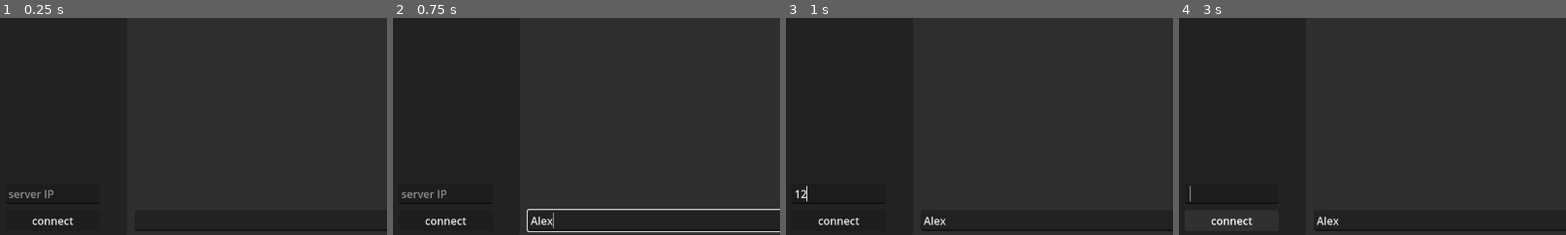
Above: before the commit, frames 1-4 (left to right).
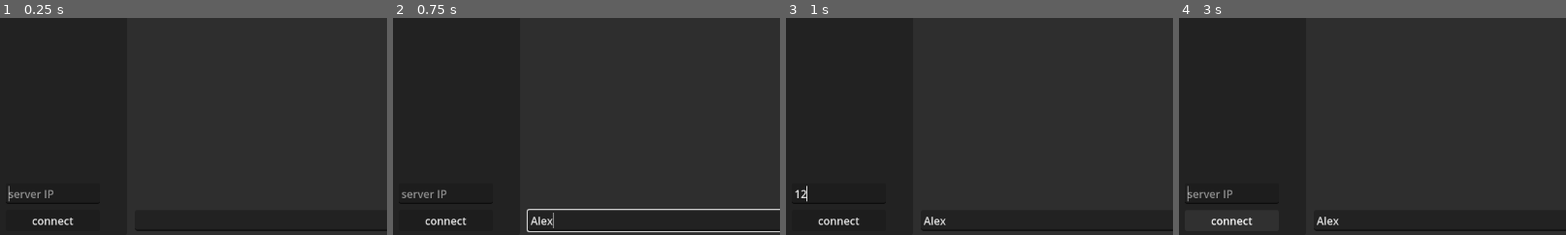
Above: after the commit, the same moments.

Repository: PiotrW01/ChatApp
Game: Godot game, scene res://main.tscn
Two runs of this game, one before a commit and one after it. Both use one fixed random seed, a clock stepped at 60 frames per second and the inputs below.
Inputs (mouse positions are % of the whole screen's width and height, from its top left):
- Up to frame 1 (0.25 s): no input
- Up to frame 2 (0.75 s): click (60, 97) at 0.52 s; type "Alex" at 0.6 s
- Up to frame 3 (1 s): click (9, 91) at 0.75 s; type "12" at 0.83 s
- Up to frame 4 (3 s): click "connect" at 1.25 s; tap Enter (ui_text_submit) at 2, 2.1, 2.85 s; tap Space at 2.75 s
The pictures show only the part of the screen within x 2-52%, y 50-100%; the shares and areas given below are measured in that part.

The runs differ from the first frame. In frame 1, less than 0.1% of the frame differs, in the area x 2-3%, y 77-85%; in frame 2, nothing differs; in frame 3, nothing differs; in frame 4, 0.2%, in the area x 2-14%, y 77-85%.

Commit message:
Add username validation

Diff:
--- a/GodotClient/buttons_connection.gd
+++ b/GodotClient/buttons_connection.gd
@@ -11,6 +11,16 @@
 	_reset_buttons()
 	Client.INSTANCE.disconnected.connect(_on_disconnect_button_down)
 	Client.INSTANCE.logged_in.connect(_on_logged_in)
+	ip_input.call_deferred("grab_focus")
+
+func _input(event):
+	if Input.is_action_just_pressed("ui_text_submit"):
+		if $ConnectionInput.visible:
+			_on_connect_button_down()
+		elif $LoginInput.visible:
+			_on_login_button_down()
+
+
 
 func _on_disconnect_button_down():
 	Client.INSTANCE.socket.close()
@@ -20,10 +30,11 @@
 
 
 func _on_login_button_down():
-	Client.INSTANCE.username = username_input.text
+	var username = username_input.text.strip_edges()
+	if not _is_username_valid(username):
+		return
+	Client.INSTANCE.username = username
 	username_input.text = ""
-	if Client.INSTANCE.username == "":
-		return
 	var packet = {
 		"type": Client.INSTANCE.DataType.LOGIN,
 		"username": Client.INSTANCE.username,
@@ -56,6 +67,7 @@
 			$LoginInput.visible = true
 			login.disabled = false
 			username_input.editable = true
+			username_input.call_deferred("grab_focus")
 			return
 		if Time.get_ticks_msec() - start_time > 5000:
 			_reset_buttons()
@@ -85,3 +97,18 @@
 func _clear_users():
 	for child in Client.INSTANCE.user_container.get_children():
 		child.queue_free()
+
+func _is_username_valid(username):
+	username = username.strip_edges()
+	var ascii_username = username.to_lower().to_ascii_buffer()
+	if username.length() < 4:
+		push_warning("Username too short.")
+		return false
+	if username.length() > 16:
+		push_warning("Username too long.")
+		return false
+	for char in ascii_username:
+		if char < 97 or char > 122:
+			push_warning("Username contains spaces or invalid characters.")
+			return false
+	return true
Not shown, changed: Server/index.js
Not shown, changed: Server/package-lock.json
Not shown, changed: Server/package.json
Not shown, added: Server/server.js
Not shown, changed: Server/server.test.js
Not shown, changed: Server/utils.js
Not shown, added: Server/utils.test.js
